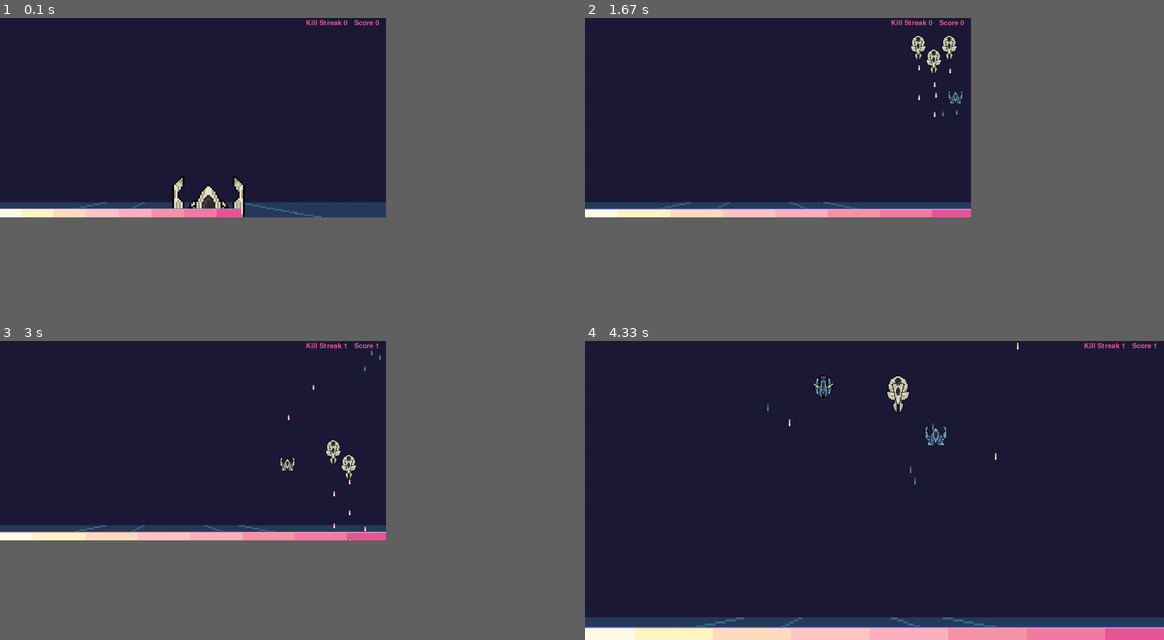
Above: before the commit, frames 1-4 (two rows, left to right).
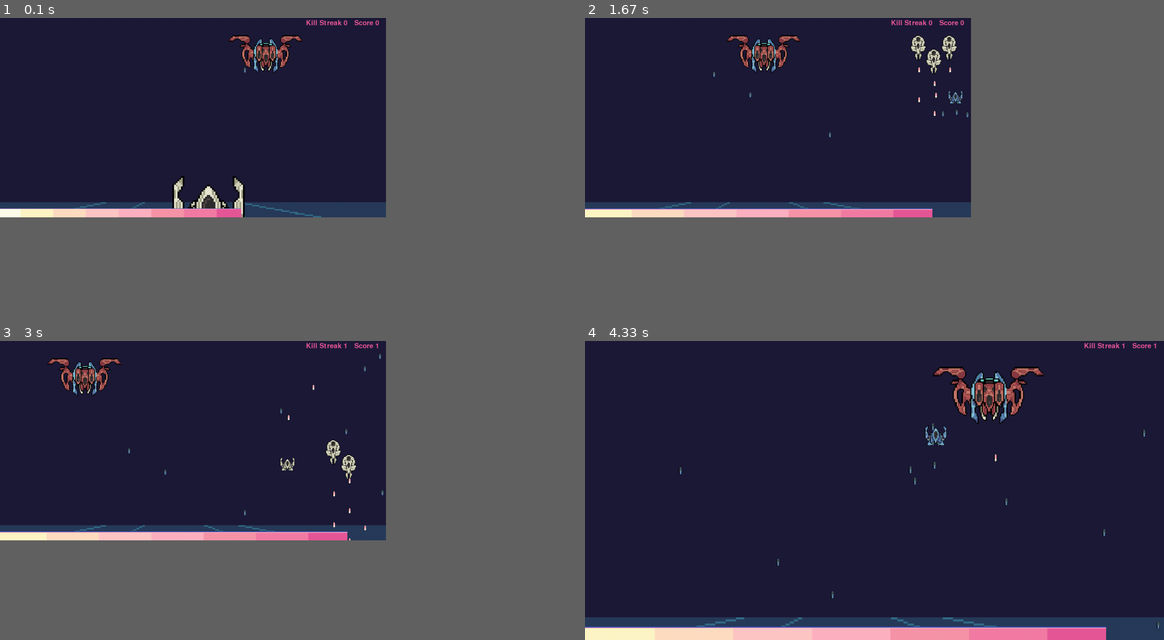
Above: after the commit, the same moments.

Repository: RafaBessa/Shadow_Light_bh_pygame
Game: pygame game, started from Game.py
The game is run twice, just before and just after one commit, with the same random seed, the same clock (stepped at 60 frames per second) and the same inputs.
Inputs:
- Up to frame 1 (0.1 s): no input
- Up to frame 2 (1.67 s): hold Shift 0.33-0.8 s; hold D 0.33-0.8 s; hold D 0.83-1.3 s; tap Space at 0.9, 1.2, 1.4 s; tap E at 0.98 s; hold W 1.33-1.63 s
- Up to frame 3 (3 s): hold D 1.67-2.13 s; tap Space at 1.73, 2.03, 2.23, 2.53, 2.8 s; hold A 2.17-2.7 s; tap E at 2.32 s; hold S from 2.73 s (still down)
- Up to frame 4 (4.33 s): release S at 3.03 s; tap - at 3.07 s; hold A 3.4-3.8 s; tap Space at 3.47, 3.77, 3.9, 4.3 s; tap E at 3.55 s; hold W 3.83-4.2 s; hold D from 4.23 s (still down)

The runs differ from the first frame. In frame 1, 0.7% of the frame differs, in the area x 39-53%, y 5-19%; in frame 2, 1.6%; in frame 3, 1.6%; in frame 4, 4.1%, in the area x 0-100%, y 0-100%.

Commit message:
Commit pre merge

Diff:
--- a/Bullets.py
+++ b/Bullets.py
@@ -64,4 +64,4 @@
 
 
 def collide(obj1, obj2):
-    return obj1.mask.overlap(obj2.mask, (obj2.x - obj1.x, obj2.y - obj1.y)) is not None
+    return obj1.mask.overlap(obj2.mask, (int(obj2.x - obj1.x), int(obj2.y - obj1.y))) is not None
--- a/Game.py
+++ b/Game.py
@@ -36,7 +36,10 @@
               "light bullet": pygame.image.load(os.path.join("assets", "light bullet.png")),
               "zag": pygame.transform.rotate(pygame.image.load(os.path.join("assets", "zag.png")), 180),
               "hit light": pygame.image.load(os.path.join("assets", "hit light.png")),
-              "hit dark": pygame.image.load(os.path.join("assets", "hit dark.png"))}
+              "hit dark": pygame.image.load(os.path.join("assets", "hit dark.png")),
+              "bbeg center": pygame.image.load(os.path.join("assets", "bbeg center.png")),
+              "blue right": pygame.image.load(os.path.join("assets", "blue right.png")),
+              "white left": pygame.image.load(os.path.join("assets", "white left.png"))}
 
 SCALE_ASSETS = {"ship dark": .2,
                 "ship light": .2,
@@ -49,7 +52,10 @@
                 "white": 1.5,
                 "light bullet": .2,
                 "hit light": .2,
-                "hit dark": .2}
+                "hit dark": .2,
+                "bbeg center": 1,
+                "blue right": .2,
+                "white left": .2}
 
 
 def RIP_framerate(framerate):
@@ -161,9 +167,7 @@
 
         # AFTER CHANGING THE SCREEN
         # Player
-        player.high_precision = False
-        if key[pygame.K_LSHIFT]:
-            player.high_precision = True
+        player.high_precision = key[pygame.K_LSHIFT]
 
         player.move(key, game_screen, dt)
 
--- a/GameMaster.py
+++ b/GameMaster.py
@@ -3,6 +3,8 @@
 import random
 from ColorEnum import ColorEnum
 import numpy as np
+
+
 class GameMaster:
     def __init__(self, IMG_ASSETS, SCALE_ASSETS):
         self.lvl = 0
@@ -11,17 +13,19 @@
         self.quant = [2]
         self.Bkeys = ["roundguy", "zag"]
         self.Wkeys = ["white"]
-        #self.cooldowns = [0.2,0.25,0.3,0.35,0.4,0.45,0.5,0.55,0.]
-        self.cooldowns = np.arange(0.2,0.8,0.05)
+        self.Multiple_keys = ["bbeg center"]
+        # self.cooldowns = [0.2,0.25,0.3,0.35,0.4,0.45,0.5,0.55,0.]
+        self.cooldowns = np.arange(0.2, 0.8, 0.05)
 
-        self.colors = [ColorEnum.Light,ColorEnum.Shadow]
+        self.colors = [ColorEnum.Light, ColorEnum.Shadow]
         self.ASSETS = IMG_ASSETS
         self.SCALE = SCALE_ASSETS
         self.speed = 2
         self.acceleration = .1
         self.bossFreq = 2
         self.bosscount = 0
-        self.bossY = [50,100,150,200]
+        self.bossY = [50, 100, 150, 200]
+
     def detect_state(self, inimigos, shape):
         if len(inimigos.INIMIGOS) == 0:
             self.next_level(inimigos, shape)
@@ -34,7 +38,7 @@
         self.quant = [i + 1 for i in self.quant]
         self.speed = self.speed * 1.1
         if (self.lvl % self.bossFreq) == 0:
-            inimigos = self.spawboss(inimigos,shape)
+            inimigos = self.spawboss(inimigos, shape)
         else:
             for i in range(self.lvl):
                 inimigos = self.more(inimigos, shape)
@@ -42,10 +46,10 @@
 
     def more(self, inimigos, shape):
         formation = random.choice([inimigos.EnumFormations.V, inimigos.EnumFormations.LINE])
-        #key = random.choice(self.keys)
+        # key = random.choice(self.keys)
         quant = random.choice(self.quant)
         mov = random.choice(self.movs)
-        startcoordinates = [random.randrange(0, shape[0]), random.randrange(-round(shape[1]*self.lvl/2), 0)]
+        startcoordinates = [random.randrange(0, shape[0]), random.randrange(-round(shape[1] * self.lvl / 2), 0)]
         color = random.choice(self.colors)
         if color == ColorEnum.Light:
             key = random.choice(self.Wkeys)
@@ -55,12 +59,12 @@
         speed = random.triangular(self.speed - 1, self.speed, self.speed + 1)
         acceleration = self.acceleration
         cd = random.choice(self.cooldowns)
-        cd = random.triangular(cd-0.1,cd,cd+0.1)
+        cd = random.triangular(cd - 0.1, cd, cd + 0.1)
         inimigos.criarSwarm(formation, quant, key, startcoordinates, space, shape, speed,
-                            acceleration, self.ASSETS, self.SCALE, color, mov,cd=cd)
-
+                            acceleration, self.ASSETS, self.SCALE, color, mov, cd=cd)
+        if True:
+            self.spawnAglomerate(inimigos, shape)
         return inimigos
-
 
     def spawboss(self, inimigos, shape):
         self.bosscount += 1
@@ -75,14 +79,29 @@
                 else:
                     key = random.choice(self.Bkeys)
                 space = 40
-                speed = random.choice(np.arange(0.1,0.5,0.01))
+                speed = random.choice(np.arange(0.1, 0.5, 0.01))
                 acceleration = 0.1
                 cd = random.choice(self.cooldowns)
-                cd = random.triangular(cd-0.1,cd,cd+0.1)
+                cd = random.triangular(cd - 0.1, cd, cd + 0.1)
                 life = 5
                 inimigos.criarSwarm(formation, quant, key, startcoordinates, space, shape, speed,
-                                    acceleration, self.ASSETS, self.SCALE, color, mov, life * self.bosscount,cd=cd)
+                                    acceleration, self.ASSETS, self.SCALE, color, mov, life * self.bosscount, cd=cd)
+        return inimigos
 
+    def spawnAglomerate(self, inimigos, shape):
+        self.bosscount += 1
+        formation = inimigos.EnumFormations.LINE
+        key = random.choice(self.Multiple_keys)
+        startcoordinates = [random.randrange(0, shape[0]), 50]
+        speed = random.choice(np.arange(0.1, 0.5, 0.01))
+        acceleration = 0
+        color = random.choice(self.colors)
+        mov = random.choice(self.boss_movs)
+        life = 5
+        cd = random.choice(self.cooldowns)
+        cd = random.triangular(cd - 0.1, cd, cd + 0.1)
 
+        inimigos.criar(key, startcoordinates, shape, speed, acceleration, self.ASSETS, color, mov_strat=mov,
+        life = life, cd = cd)
 
         return inimigos
--- a/InimigosController.py
+++ b/InimigosController.py
@@ -55,6 +55,13 @@
 
         pass
 
+    def criarAglomerado(self, key, startcoordinates,dimension, speed, acceleration, IMG_ASSETS,
+                   SCALE_ASSETS, bullettype, mov_strategy=mm.Mov_LinearFall(), life=1, cd=0.5):
+
+        self.criar(key, startcoordinates, dimension, speed, acceleration, IMG_ASSETS, bullettype, mov_strat=mov_strategy,
+                       life=life, cd=cd)
+
+
     # tenta gerar coordenadas para os inimigos, com base nos parametros
     def __coordenadaTipo(self, type, quant, space, startcoordinates, screen_dim, img_dim, scale):
         cord = []
Empty file added: NewBoss.py
Binary file added: assets/bbeg center.png
Binary file added: assets/blue right.png
Binary file added: assets/pixil-frame-0(9).png
Binary file added: assets/white left.png
